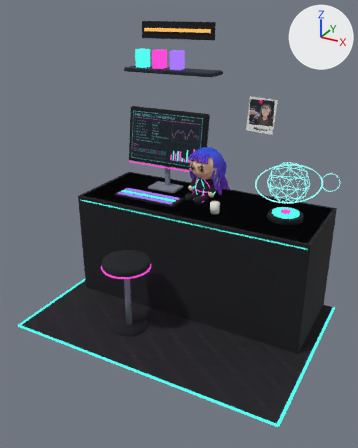
The glTF model assets/bt-engineering/bt-engineering.glb: old version first, new version second.
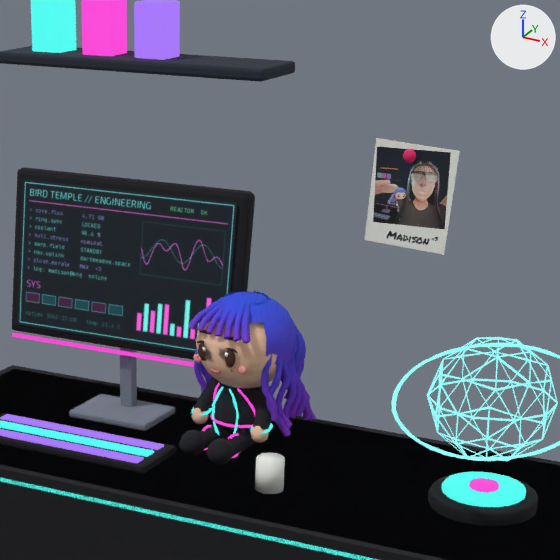
Old and new are each drawn whole from a 50 mm camera at (-3.28, 84.11, -17.9) aimed at (-6.43, 89.84, -20.77) and again close up on the part from 35% to 87% of the width and 11% to 53% of the height. Arrows for +X, +Y and +Z are at upper right; the lights stay in place. The last two pictures show the newer version. Where no turn or scale is listed for an object, it has been applied to the vertices. Vertices at exactly the same position are counted once.
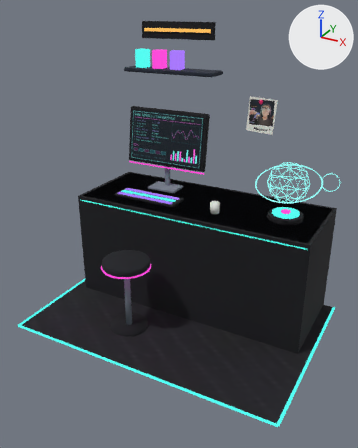
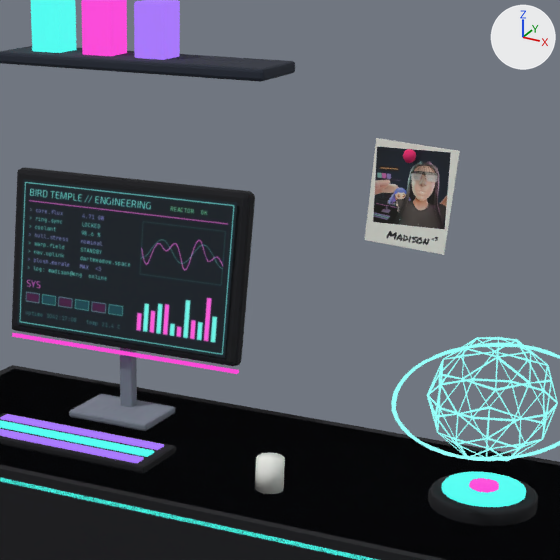
Pixel boxes [x1, y1, x2, y2] of what changed, in the close-ups (560 x 560 px):
'Mesh_0', reshaped
    both: [0, 46, 560, 560]
part 1 of me_mesh_0, deleted
    before: [179, 291, 316, 465]
part 2 of me_mesh_1, deleted
    before: [191, 382, 273, 458]
part 3 of me_mesh_5, surface changed
    both: [177, 398, 345, 464]

The change, as a list of edits to the scene's bpy script:
```text
Change mat_bte_felt:
    where n3 = _N.new('ShaderNodeMapping'); n3.name = 'Mapping'
    n3.inputs[3].default_value: (15.63, 7.627, 1.0) -> (13.63, 3.626, 1.0)  # 'Scale'
Change me_mesh_0:
    used by ob_mesh_0; location = (-8.62, 91.5, -22.5)
    remove me_mesh_0.from_pydata(...)  # 4997 vertices, 9526 faces; spans x 0.02..4.22, y -2.92..-0.02, z 0.0..4.38
    add me_mesh_0.from_pydata(...)  # 1010 vertices, 1944 faces; spans x 0.02..4.22, y -2.92..-0.02, z 0.0..4.38
    me_mesh_0 part 1: 43 loose pieces with 3987 vertices, spanning x 1.75..2.41, y -0.94..-0.19, z 1.75..2.58, are deleted
Change me_mesh_1:
    used by ob_mesh_1; location = (-8.62, 91.5, -22.5)
    remove me_mesh_1.from_pydata(...)  # 1589 vertices, 3070 faces; spans x 0.0..4.24, y -2.94..-0.02, z 0.02..4.28
    add me_mesh_1.from_pydata(...)  # 376 vertices, 676 faces; spans x 0.0..4.24, y -2.94..-0.02, z 0.02..4.28
    me_mesh_1 part 2: 10 loose pieces with 1213 vertices, spanning x 1.79..2.31, y -0.83..-0.4, z 1.75..2.12, are deleted
Change me_mesh_5:
    where me_mesh_5.from_pydata(...)  # 8 vertices, 12 faces; spans x 0.2..4.04, y -1.49..0.0, z 0.0..1.75
    used by ob_mesh_5; location = (-8.62, 91.5, -22.5)
    me_mesh_5 part 3: texture (UV) coordinates of 12 of 12 faces, centred in x 0.2..4.04, y -1.49..0.0, z 0.0..1.75, changed; they spanned u 0.02..0.02, v 0.97..0.98 and now span u 0.02..0.03, v 0.94..0.97
```
